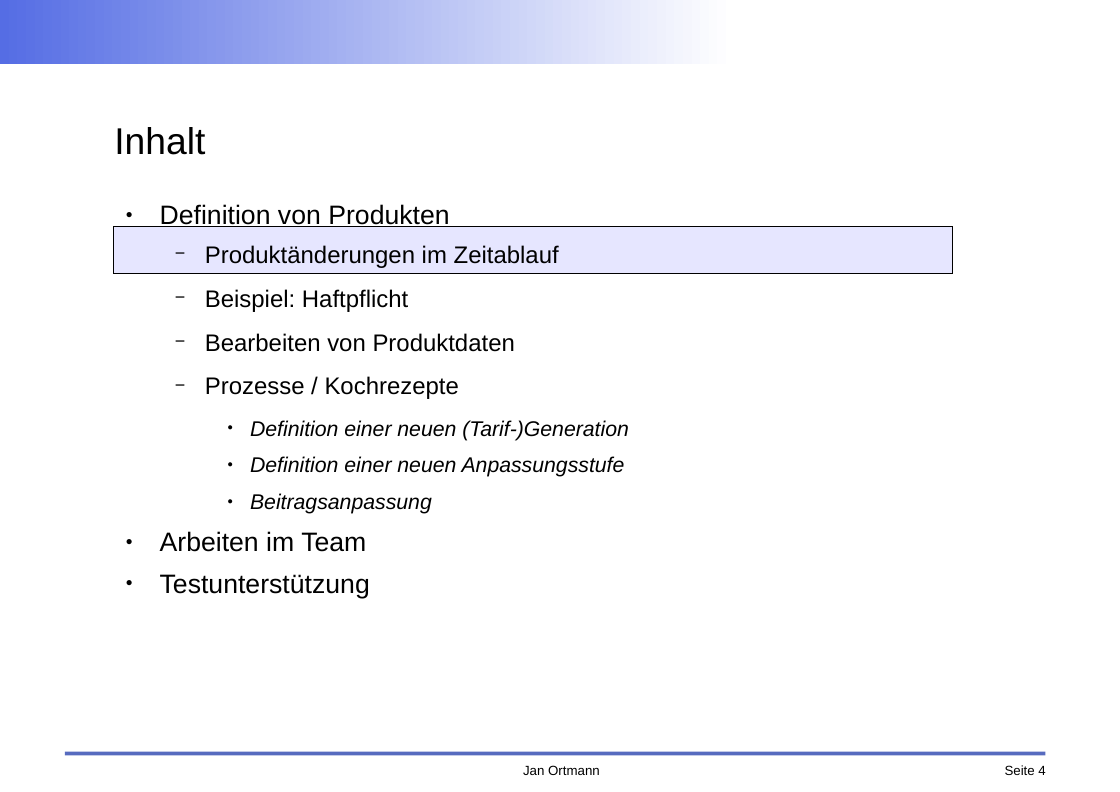
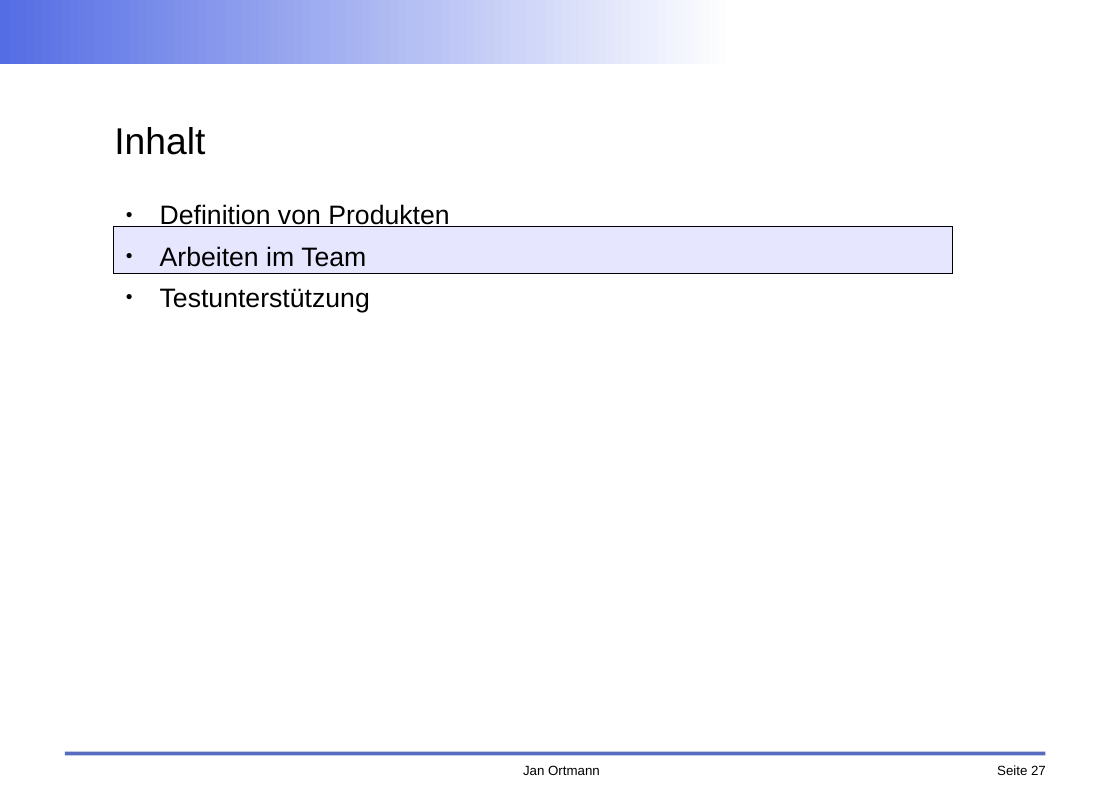
Before and after one commit to faktorips/faktorips.base, a slide deck: slide 27 of org.faktorips.doc/schulung/fachabteilung/FaktorIPS-Schulung FA Produktdefinition.odp (slide 4 before the commit). Drawn at 1120x792 pixels with LibreOffice and Linux fonts; fonts in the diff are those of the drawing; background and template pictures are left out. Boxes give left, top, right and bottom in pixels: in the first picture for what was removed or moved away, otherwise in the second. Text is boxed around its words. In the diff, an @@ line names an element or a change of style, - is before the commit and + after.

```diff
--- a/org.faktorips.doc/schulung/fachabteilung/FaktorIPS-Schulung FA Produktdefinition.odp
+++ b/org.faktorips.doc/schulung/fachabteilung/FaktorIPS-Schulung FA Produktdefinition.odp
@@ text at <box>205,245,629,514</box>: paragraphs removed @@
-  − Produktänderungen im Zeitablauf
-  − Beispiel: Haftpflicht
-  − Bearbeiten von Produktdaten
-  − Prozesse / Kochrezepte
-    ● Definition einer neuen (Tarif-)Generation
-    ● Definition einer neuen Anpassungsstufe
-    ● Beitragsanpassung
@@ page number at <box>997,765,1046,775</box>: text changed @@
-Seite 4
+Seite 27
```
Also in this commit, not shown: 6 other slides changed, 4 slides added, 13 other files.
